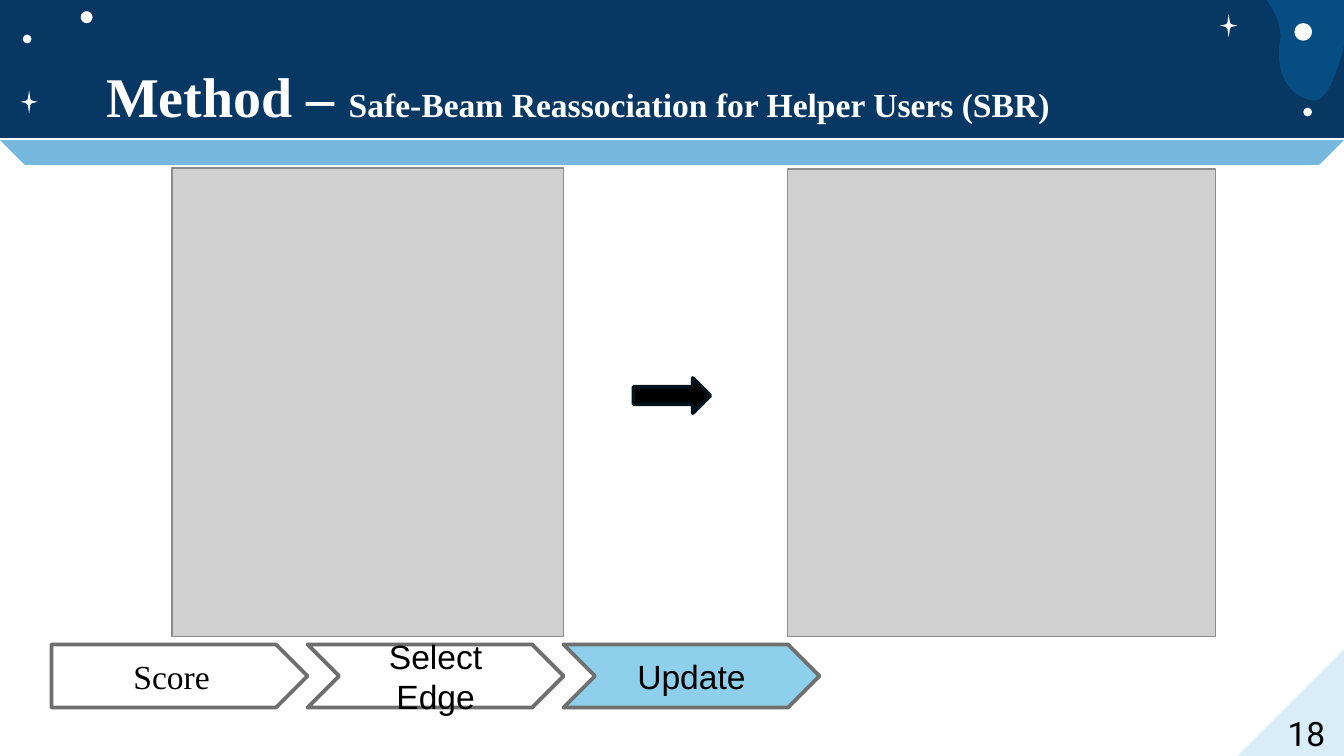
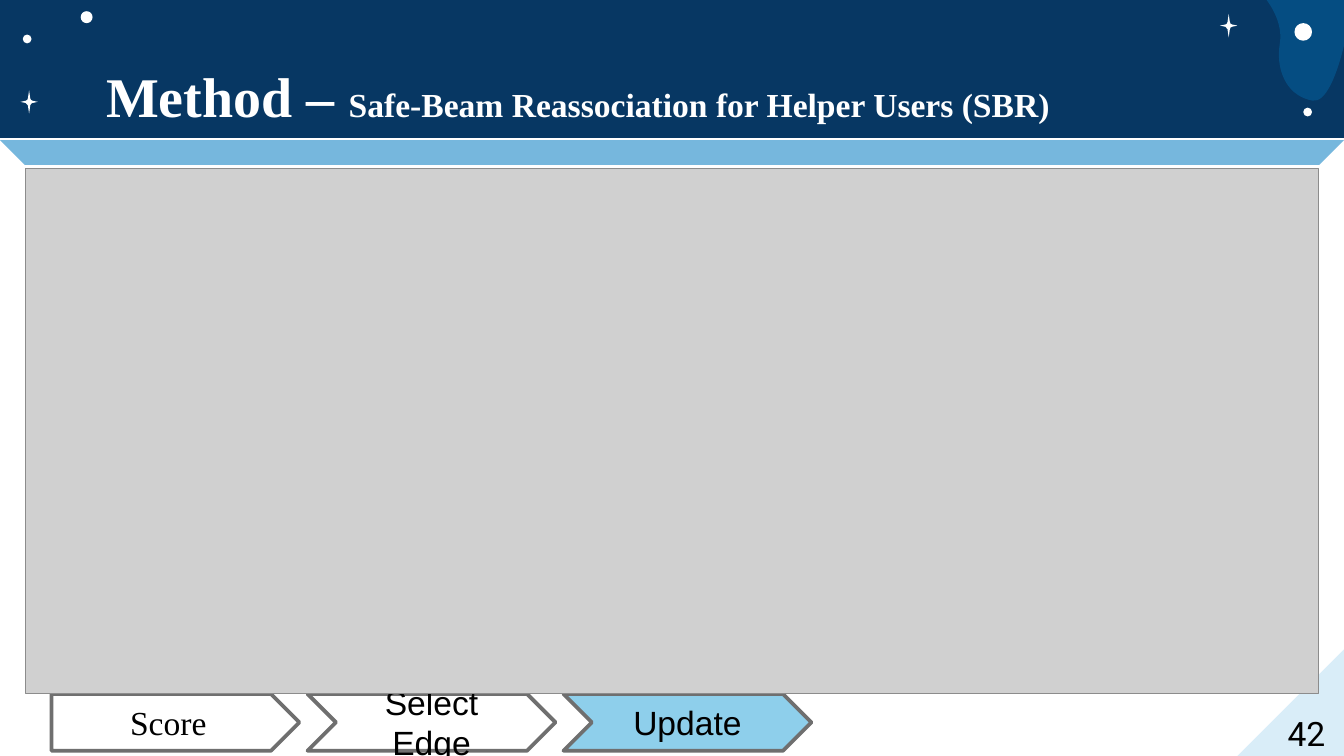
Before and after one commit to jacky9111/jacky_code, a slide deck: slide 42 of jacky_code/口試投影片.pptx (slide 18 before the commit). Drawn at 1344x756 pixels with LibreOffice and Linux fonts; fonts in the diff are those of the drawing; grey boxes stand for pictures. Boxes give left, top, right and bottom in pixels: in the first picture for what was removed or moved away, otherwise in the second. Text is boxed around its words. In the diff, an @@ line names an element or a change of style, - is before the commit and + after.

```diff
--- a/jacky_code/口試投影片.pptx
+++ b/jacky_code/口試投影片.pptx
@@ picture added at (26, 168, 1318, 694) @@
@@ picture removed at (172, 168, 563, 636) @@
@@ picture removed at (788, 169, 1216, 637) @@
@@ right arrow removed at (633, 378, 710, 413) @@
@@ pentagon arrow "Score": place and size @@
-pentagon arrow "Score" at (51, 645, 308, 708)
+pentagon arrow "Score" at (51, 694, 298, 750)
@@ chevron "Select Edge": place and size @@
-chevron "Select Edge" at (308, 645, 564, 708)
+chevron "Select Edge" at (308, 694, 555, 750)
@@ chevron "Update": place and size @@
-chevron "Update" at (563, 645, 820, 708)
+chevron "Update" at (563, 694, 810, 750)
@@ page number at (1288, 721, 1326, 746): text changed @@
-18
+42
```
Also in this commit, not shown: 12 other slides changed, 36 slides added, 42 other files.
